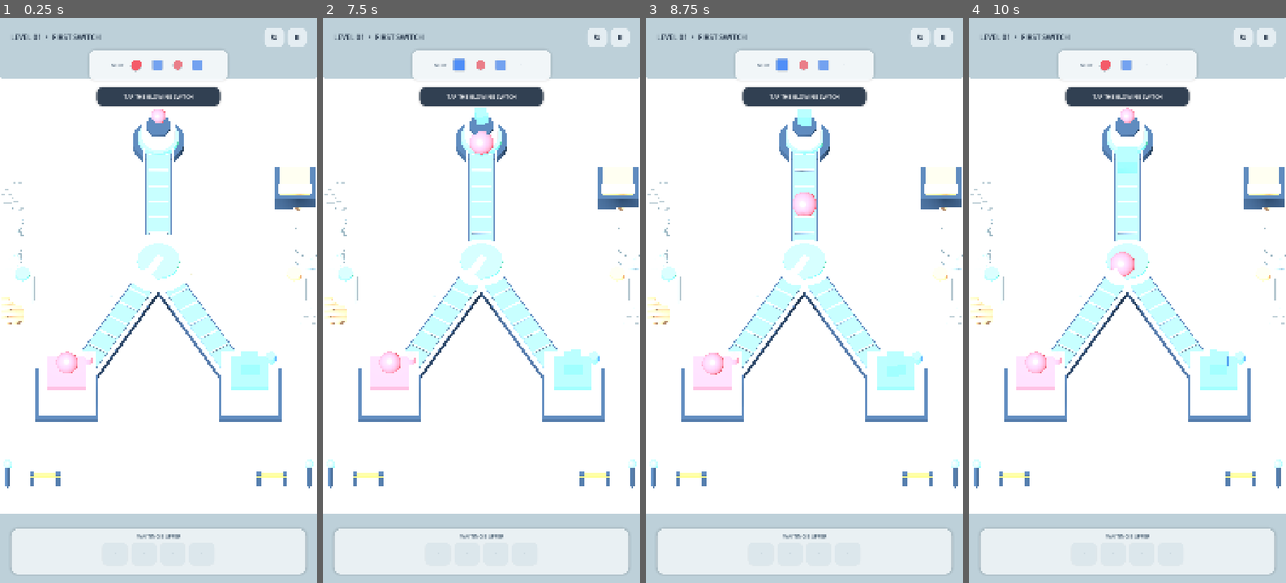
Above: before the commit, frames 1-4 (left to right).
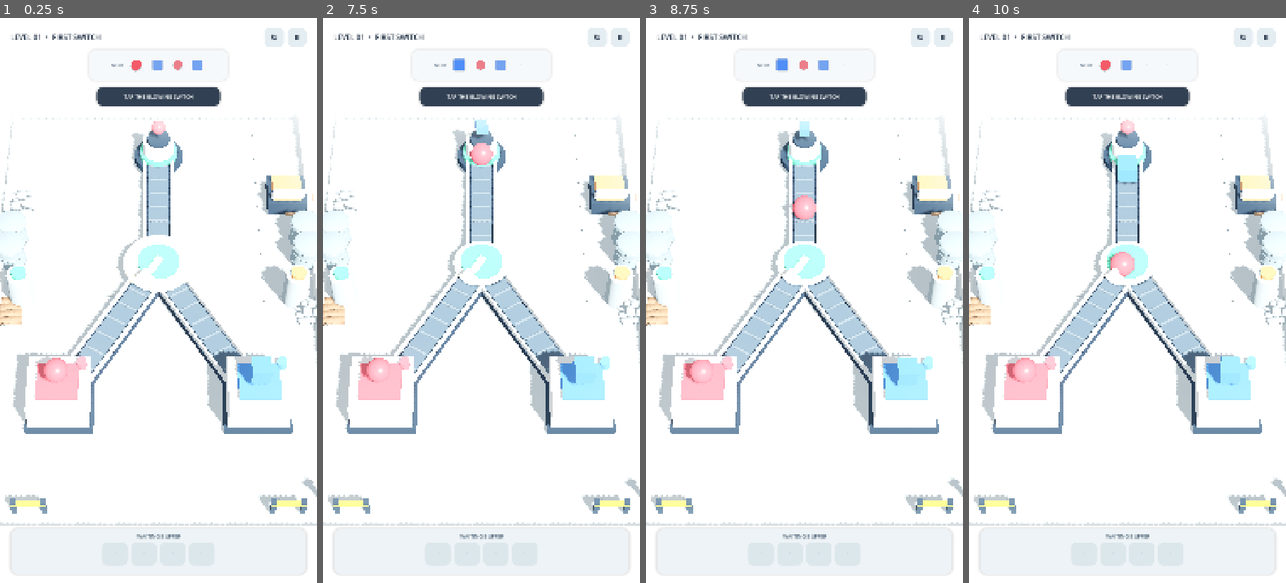
Above: after the commit, the same moments.

Repository: mocchaust64/rail_game
Game: Godot game, scene res://app/main.tscn
Two runs of this game, one before a commit and one after it. Both use one fixed random seed, a clock stepped at 60 frames per second and the inputs below.
Inputs (mouse positions are in pixels of both pictures, inside the frame that each line leads up to):
- Up to frame 1 (0.25 s): no input
- Up to frame 2 (7.5 s): click "↻" at 0.5 s; click "Ⅱ" at 1.25 s; click "RESTART LEVEL" at 2 s; click "↻" at 2.75 s; click "Ⅱ" at 3.5 s; click "RESTART LEVEL" at 4.25 s; click "↻" at 5 s; click "Ⅱ" at 5.75 s; click "RESTART LEVEL" at 6.5 s; move the mouse to (551, 272) at 7.27 s; click (551, 272) at 7.42 s
- Up to frame 3 (8.75 s): move the mouse to (741, 328) at 8.02 s; click (741, 328) at 8.17 s
- Up to frame 4 (10 s): move the mouse to (1159, 176) at 8.77 s; click (1159, 176) at 8.92 s; move the mouse to (1111, 413) at 9.52 s; click (1111, 413) at 9.67 s

The runs differ from the first frame. In frame 1, 27% of the frame differs, in the area x 0-100%, y 0-100%; in frame 2, 27%; in frame 3, 27%; in frame 4, 27%.

Commit message:
feat: real shadows, Mobile renderer, perspective camera
Shadows were enabled in code but never rendered. Root cause is the
orthographic camera: directional shadows do not render with an
orthographic projection in this Godot build. Verified by elimination,
the shadows appear the moment the camera becomes perspective, and the
renderer was ruled out first by testing Forward+ and Mobile.

So the camera change is required for shadows, not just a depth cue.

- renderer moves from gl_compatibility to mobile
- camera moves to a 30 degree perspective, positioned so the board frames
  as it did under the orthographic camera it replaces
- lighting rig hoisted into named constants, sky ambient reverted to a
  colour source after it blew out the render
- ambient dropped from 0.82 to 0.55 and key light raised, so shadows read
- warm bounce light added for the shadowed faces
- floor darkened so the near-white machines separate from it
- fake cargo shadow disc removed, real shadows replace it

Co-Authored-By: Claude Opus 5 (1M context) <noreply@anthropic.com>

Diff:
--- a/game/game_controller.gd
+++ b/game/game_controller.gd
@@ -5,6 +5,25 @@
 
 const LEVEL_COUNT := 10
 const TAP_RADIUS_PX := 118.0
+
+# Lighting rig. These are feel values tuned against the real render on a board
+# roughly 9.2 by 14.1 units; engine defaults assume a much larger world. Retune
+# here rather than in the setup body.
+const KEY_LIGHT_EULER := Vector3(-48, 32, 0)
+const KEY_LIGHT_ENERGY := 1.45
+const KEY_LIGHT_COLOR := Color("#FFF6E8")
+const KEY_LIGHT_SOFTNESS := 1.4
+const SHADOW_BIAS := 0.024
+const SHADOW_NORMAL_BIAS := 0.85
+const SHADOW_MAX_DISTANCE := 60.0
+const AMBIENT_ENERGY := 0.55
+# Mild perspective keeps the diorama read while restoring depth. Distance is set
+# so the board frames the same as the orthographic camera it replaces.
+const CAMERA_FOV := 30.0
+const CAMERA_POSITION := Vector3(0.0, 23.3, 16.9)
+const BOUNCE_POSITION := Vector3(-3.4, 3.6, 7.4)
+const BOUNCE_ENERGY := 0.38
+const BOUNCE_COLOR := Color("#FFE2C4")
 const SOURCE_CLEAR_PROGRESS := 0.38
 
 var state: GameState = GameState.BOOT
@@ -43,35 +62,51 @@
 
     _camera = Camera3D.new()
     _camera.name = "GameCamera"
-    _camera.projection = Camera3D.PROJECTION_ORTHOGONAL
-    _camera.size = 15.4
-    _camera.position = Vector3(0.0, 14.8, 10.8)
+    _camera.projection = Camera3D.PROJECTION_PERSPECTIVE
+    _camera.fov = CAMERA_FOV
+    _camera.position = CAMERA_POSITION
     add_child(_camera)
     _camera.look_at(Vector3(0, 0, 0.25), Vector3.UP)
 
     var key_light := DirectionalLight3D.new()
-    key_light.rotation_degrees = Vector3(-56, -28, 0)
-    key_light.light_energy = 1.18
+    key_light.rotation_degrees = KEY_LIGHT_EULER
+    key_light.light_energy = KEY_LIGHT_ENERGY
+    key_light.light_color = KEY_LIGHT_COLOR
     key_light.shadow_enabled = true
-    key_light.directional_shadow_max_distance = 24.0
+    key_light.light_angular_distance = KEY_LIGHT_SOFTNESS
+    key_light.shadow_bias = SHADOW_BIAS
+    key_light.shadow_normal_bias = SHADOW_NORMAL_BIAS
+    key_light.directional_shadow_mode = DirectionalLight3D.SHADOW_PARALLEL_4_SPLITS
+    key_light.directional_shadow_max_distance = SHADOW_MAX_DISTANCE
     add_child(key_light)
 
-    var fill := OmniLight3D.new()
-    fill.position = Vector3(-4.0, 8.0, -2.0)
-    fill.omni_range = 20.0
-    fill.light_energy = 0.28
-    fill.light_color = Color("#D8EEFF")
-    fill.shadow_enabled = false
-    add_child(fill)
+    # Warm bounce from the front-lower quadrant. Without it the shadowed faces of
+    # the white machines read as flat grey once ambient is turned down.
+    var bounce := OmniLight3D.new()
+    bounce.position = BOUNCE_POSITION
+    bounce.omni_range = 22.0
+    bounce.light_energy = BOUNCE_ENERGY
+    bounce.light_color = BOUNCE_COLOR
+    bounce.shadow_enabled = false
+    add_child(bounce)
 
     var environment := WorldEnvironment.new()
     var env := Environment.new()
+
+    # A sky rather than a flat colour, so ambient falls off with height instead of
+    # lighting every surface equally. That falloff is what separates the machines
+    # from the board they stand on.
     env.background_mode = Environment.BG_COLOR
     env.background_color = Color("#BDD0D9")
     env.ambient_light_source = Environment.AMBIENT_SOURCE_COLOR
-    env.ambient_light_color = Color("#F3FAFD")
-    env.ambient_light_energy = 0.82
+    env.ambient_light_color = Color("#EAF3F8")
+    env.ambient_light_energy = AMBIENT_ENERGY
     env.tonemap_mode = Environment.TONE_MAPPER_FILMIC
+    env.tonemap_white = 1.35
+    env.glow_enabled = true
+    env.glow_intensity = 0.5
+    env.glow_bloom = 0.06
+    env.glow_hdr_threshold = 1.05
     environment.environment = env
     add_child(environment)
 
--- a/gameplay/item_actor.gd
+++ b/gameplay/item_actor.gd
@@ -15,7 +15,6 @@
 var state: ItemState = ItemState.SPAWNING
 
 var _visual: Node3D
-var _shadow: MeshInstance3D
 var _travel_clock: float = 0.0
 
 func configure(item_kind: String, source_id: String, start_id: String, next_id: String, start_pos: Vector3, next_pos: Vector3, move_speed: float) -> void:
@@ -34,17 +33,6 @@
     _visual = VisualFactory.create_kind_visual(kind, 0.34)
     add_child(_visual)
 
-    _shadow = MeshInstance3D.new()
-    var shadow_mesh := CylinderMesh.new()
-    shadow_mesh.top_radius = 0.30
-    shadow_mesh.bottom_radius = 0.30
-    shadow_mesh.height = 0.018
-    shadow_mesh.radial_segments = 20
-    _shadow.mesh = shadow_mesh
-    _shadow.position = Vector3(0, -0.42, 0)
-    _shadow.material_override = VisualFactory.material(Color("#83939D"), 1.0)
-    _shadow.cast_shadow = GeometryInstance3D.SHADOW_CASTING_SETTING_OFF
-    add_child(_shadow)
 
 func start_segment(start_id: String, next_id: String, start_pos: Vector3, next_pos: Vector3) -> void:
     from_id = start_id
--- a/gameplay/visual_factory.gd
+++ b/gameplay/visual_factory.gd
@@ -1,8 +1,8 @@
 class_name VisualFactory
 extends RefCounted
 
-const FLOOR_COLOR := Color("#DDE8EC")
-const FLOOR_EDGE := Color("#C2D2D9")
+const FLOOR_COLOR := Color("#C6D3D9")
+const FLOOR_EDGE := Color("#AEBFC8")
 const BELT_COLOR := Color("#28384C")
 const BELT_INNER := Color("#51677C")
 const BELT_SLAT := Color("#6E8294")
@@ -54,7 +54,7 @@
     floor.cast_shadow = GeometryInstance3D.SHADOW_CASTING_SETTING_OFF
     root.add_child(floor)
 
-    var inset := _box(Vector3(8.72, 0.05, 13.62), Color("#EAF1F4"), 0.98)
+    var inset := _box(Vector3(8.72, 0.05, 13.62), Color("#D5E1E7"), 0.98)
     inset.position = Vector3(0, -0.17, 0)
     inset.cast_shadow = GeometryInstance3D.SHADOW_CASTING_SETTING_OFF
     root.add_child(inset)
--- a/project.godot
+++ b/project.godot
@@ -46,6 +46,6 @@
 
 [rendering]
 
-renderer/rendering_method="gl_compatibility"
-renderer/rendering_method.mobile="gl_compatibility"
+renderer/rendering_method="mobile"
+renderer/rendering_method.mobile="mobile"
 anti_aliasing/quality/msaa_3d=1
